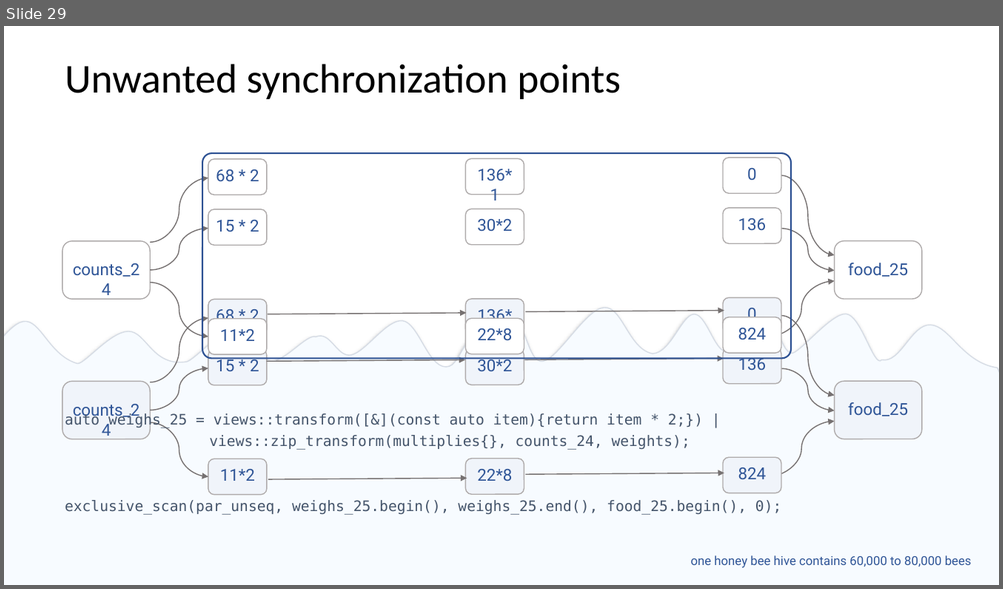
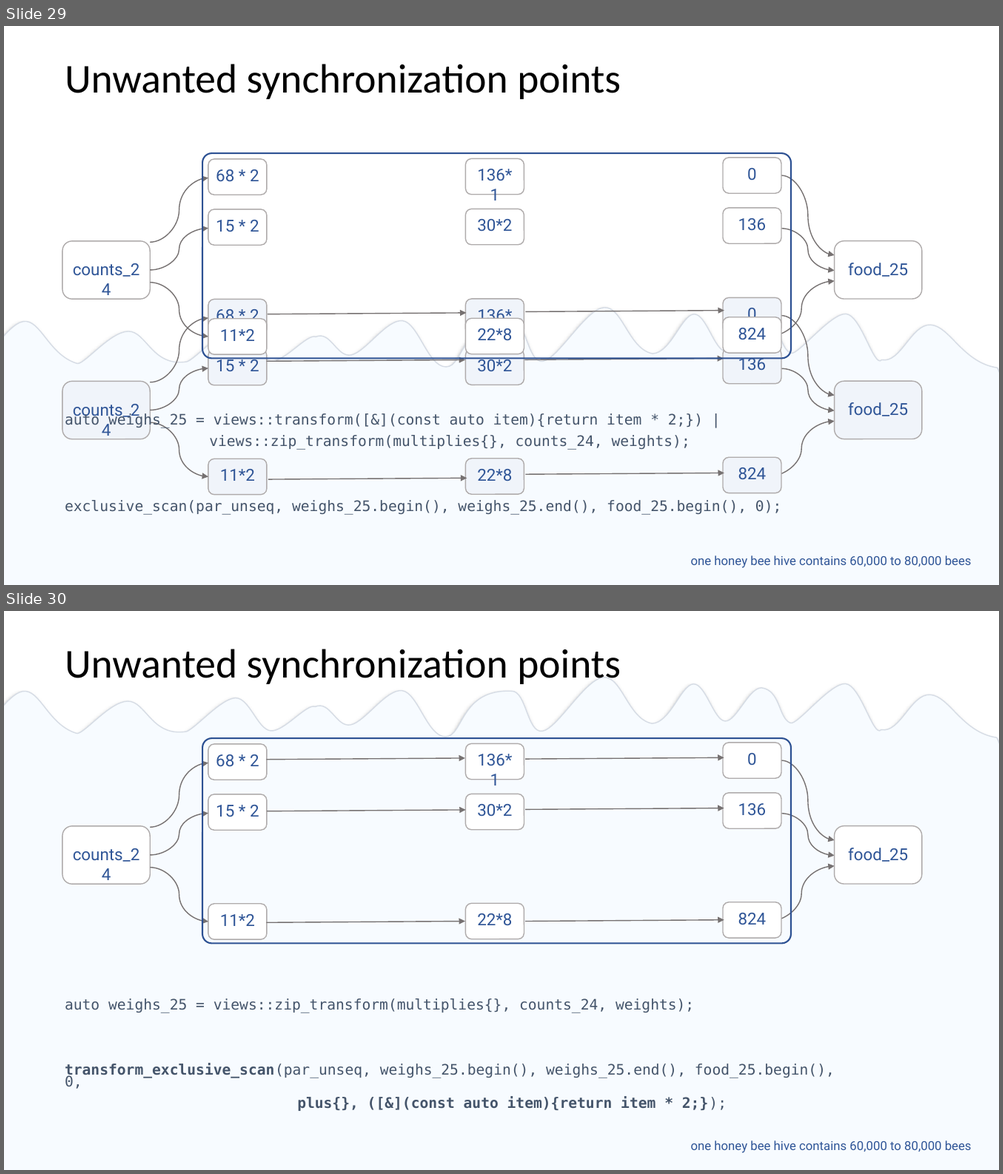
Before and after one commit to EmptySquareBubble/StoriesFromAParallelUniverse-, a slide deck: stories_from_a_paralel_universe.pptx. Shown one above the other, each under a label of ours: slide 29 before the commit, slides 29 and 30 after it. The pictures are 1003x589 and 1003x1174 pixels, drawn with LibreOffice and Linux fonts; fonts in the diff are those of the drawing. Boxes give left, top, right and bottom in pixels: in the first picture for what was removed or moved away, otherwise in the second. Text is boxed around its words. In the diff, an @@ line names an element or a change of style, - is before the commit and + after.

```diff
--- a/stories_from_a_paralel_universe.pptx
+++ b/stories_from_a_paralel_universe.pptx
@@ slide 30 added at (4,611,999,1170), background #FFFFFF @@
@@ title added at (65,649,620,688), 39.6 pt, text #000000 @@
+Unwanted synchronization points
@@ freeform shape added at (4,667,999,769), fill #F7FBFF, outline #D6DCE5 1 pt @@
@@ rounded rectangle added at (202,738,791,944), outline #2D5193 1.5 pt @@
@@ rectangle added at (4,744,999,1170), fill #F7FBFF @@
@@ arrow added from (267, 760) to (465, 758), #767171 1 pt @@
@@ arrow added from (526, 760) to (724, 758), #767171 1 pt @@
@@ arrow added from (267, 812) to (466, 810), #767171 1 pt @@
@@ group added at (62,742,922,940): 11 rounded rectangles, 11 texts, 6 curved arrows @@
+  0
+  824
+  136
+  food_25
+  counts_24
+  68 * 2
+  11*2
+  15 * 2
+  136*1
+  22*8
+  30*2
@@ arrow added from (526, 809) to (724, 808), #767171 1 pt @@
@@ arrow added from (267, 923) to (465, 921), #767171 1 pt @@
@@ arrow added from (526, 921) to (724, 920), #767171 1 pt @@
@@ text added at (65,999,834,1089), 14 pt, text #44546A @@
+auto weighs_25 = views::transform([&](const auto item){return item * 2;}) |
+views::zip_transform(multiplies{}, counts_24, weights);
+exclusive_scan(par_unseq, weighs_25.begin(), weighs_25.end(), food_25.begin(), 0);
@@ text added at (65,999,746,1111), 14 pt, text #44546A @@
+auto weighs_25 = views::zip_transform(multiplies{}, counts_24, weights);
+transform_exclusive_scan(par_unseq, weighs_25.begin(), weighs_25.end(), food_25.begin(), 0,
+plus{}, ([&](const auto item){return item * 2;});
@@ text added at (691,1141,971,1153), 12 pt, text #2F5597 @@
+  one honey bee hive contains 60,000 to 80,000 bees
```
Also in this commit, not shown: 5 slides changed, 6 other slides added, 1 other file.
